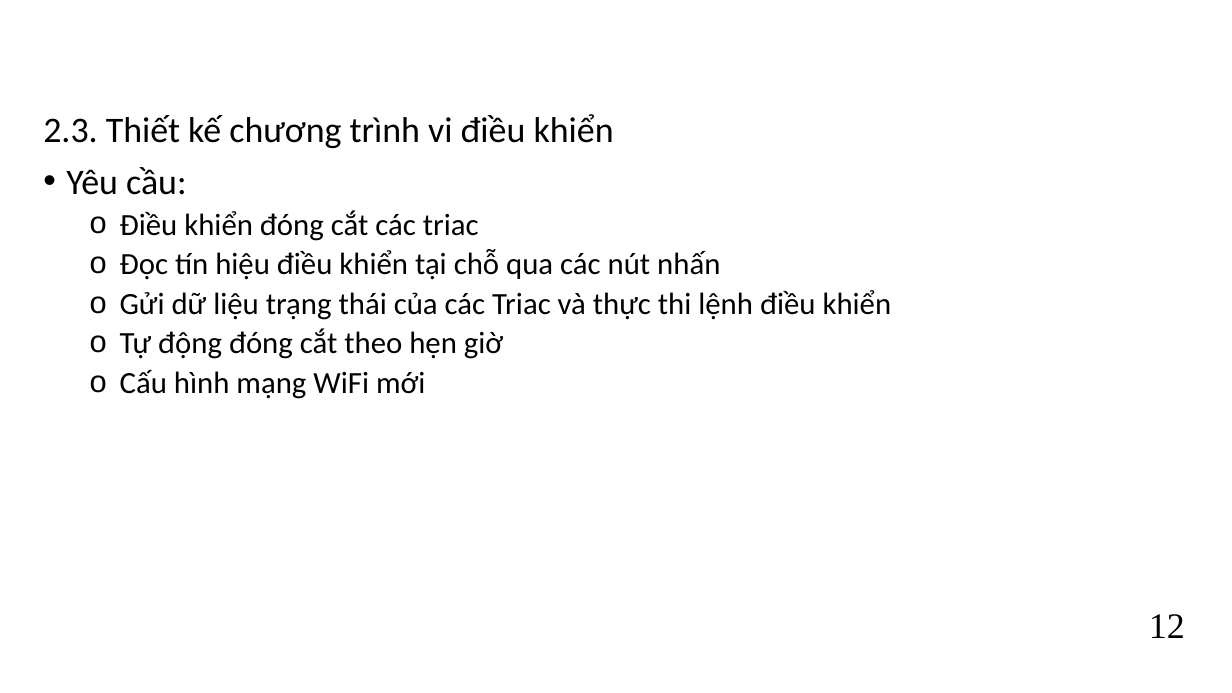
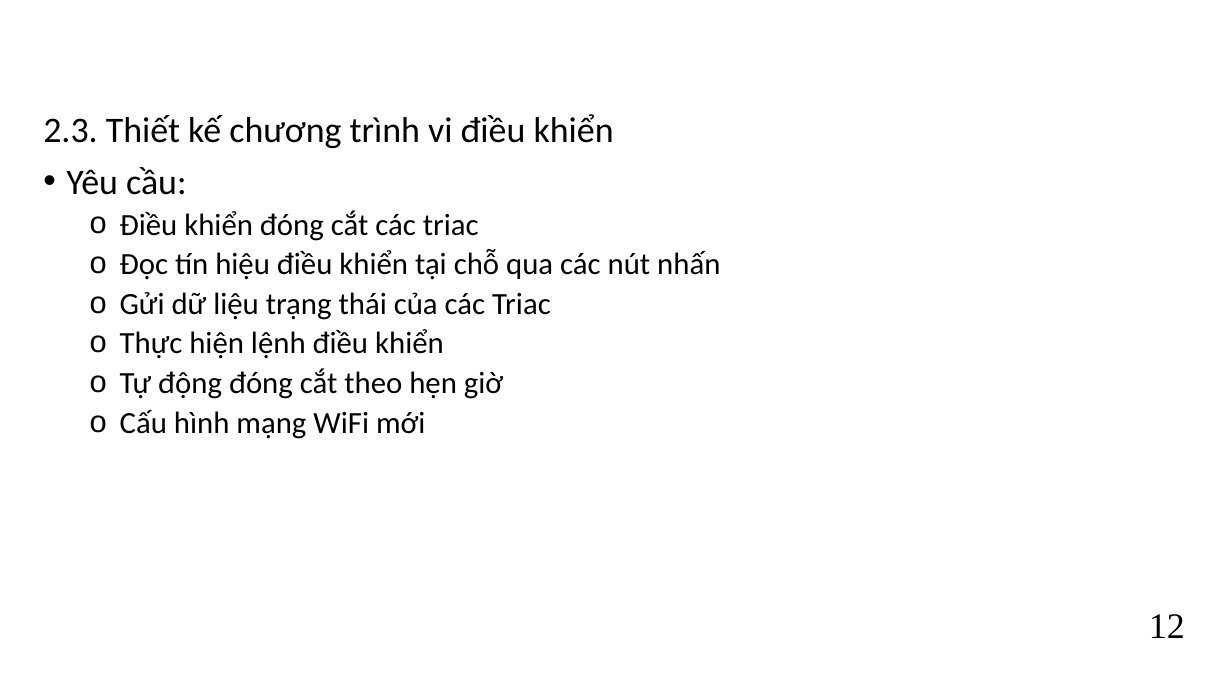
Before and after one commit to kurooroo/DATN, a slide deck: slide 15 of documents/Slide Đồ án tốt nghiệp_Nguyễn Tuấn Anh_REV1.pptx. Drawn at 1232x693 pixels with LibreOffice and Linux fonts; fonts in the diff are those of the drawing; background and template pictures are left out. Boxes give left, top, right and bottom in pixels: in the first picture for what was removed or moved away, otherwise in the second. Text is boxed around its words. In the diff, an @@ line names an element or a change of style, - is before the commit and + after.

```diff
--- a/documents/Slide Đồ án tốt nghiệp_Nguyễn Tuấn Anh_REV1.pptx
+++ b/documents/Slide Đồ án tốt nghiệp_Nguyễn Tuấn Anh_REV1.pptx
@@ text at bbox=[120, 292, 551, 359]: text changed @@
-  o Gửi dữ liệu trạng thái của các Triac và thực thi lệnh điều khiển
+  o Gửi dữ liệu trạng thái của các Triac
+  o Thực hiện lệnh điều khiển
```
Also in this commit, not shown: 12 other slides changed, 3 other files.
